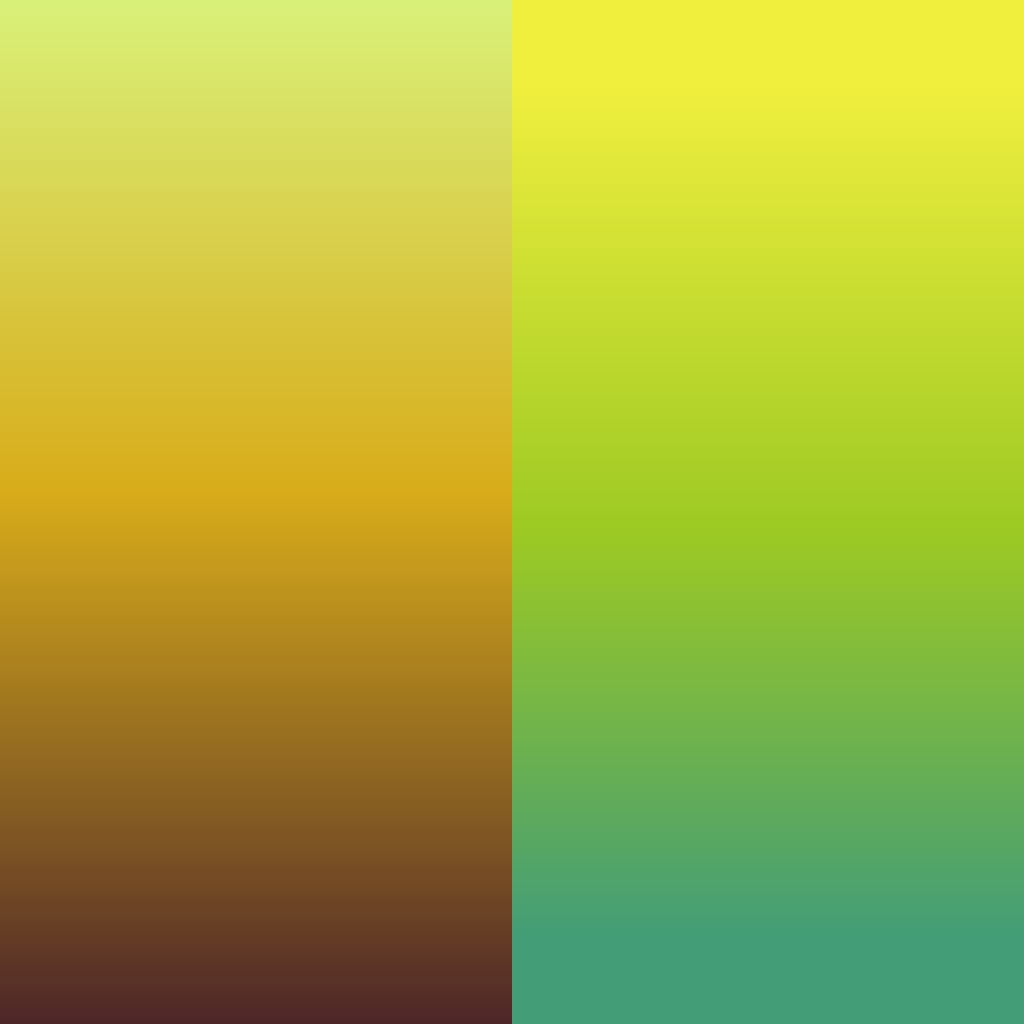
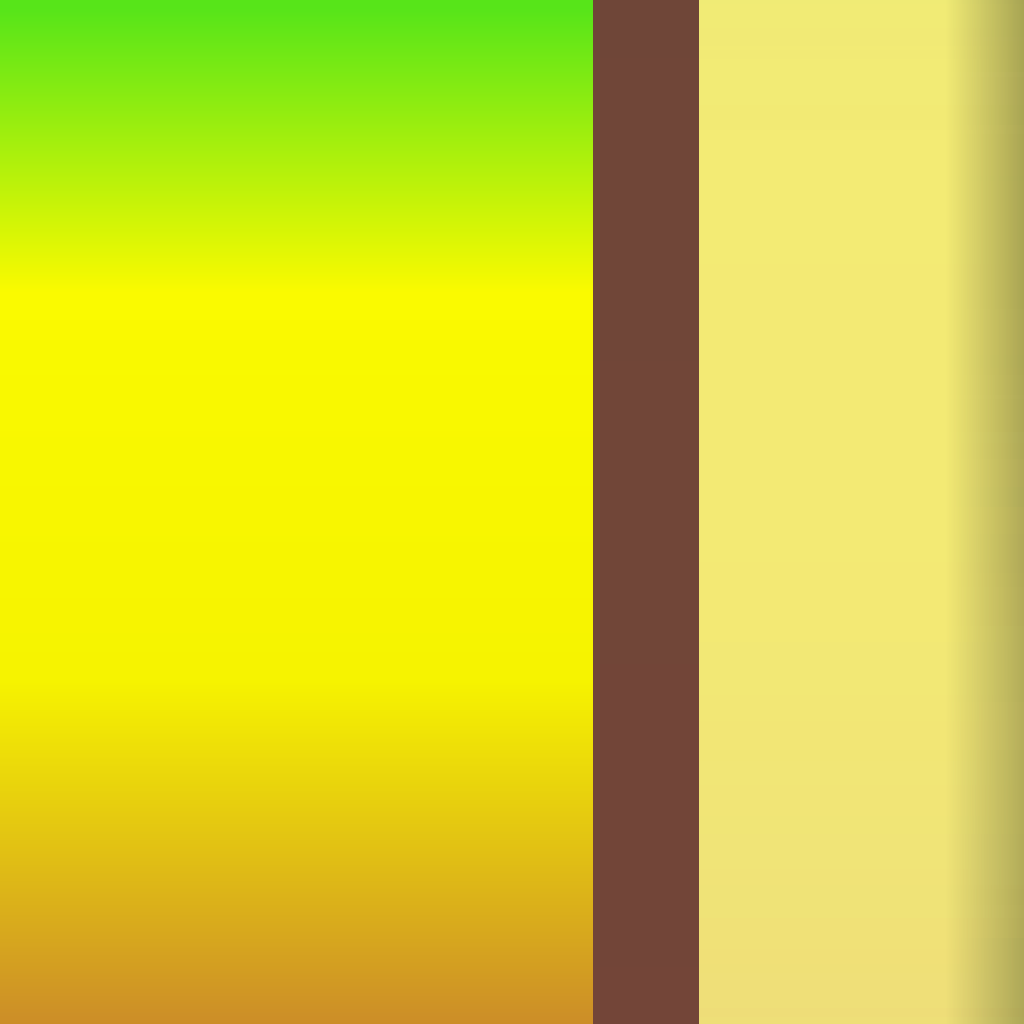
Before/after of a w=1024, h=1024 layered artwork. What changed in the layer stack:
added group "Bana" with 8 layers above "Bana Tree" over [0, 0, 1024, 1024]
added layer "Interior" (1st of 2, in "Bana") in group "Bana" over [640, 0, 1024, 1024]
added layer "Interior" (2nd of 2, in "Bana") in group "Bana" over [640, 0, 1024, 1024]
added layer "Stem" in group "Bana" over [576, 0, 704, 1024]
added layer "Peel" (2nd of 2, in "Bana") in group "Bana" over [0, 0, 1024, 1024]
hid group "Bana Tree" (5 layers) over [0, 0, 1024, 1024]
showed group "Cactus" (7 layers) over [0, 0, 1024, 1024]
hid group "Shovel" (7 layers) over [0, 0, 1024, 1024]
